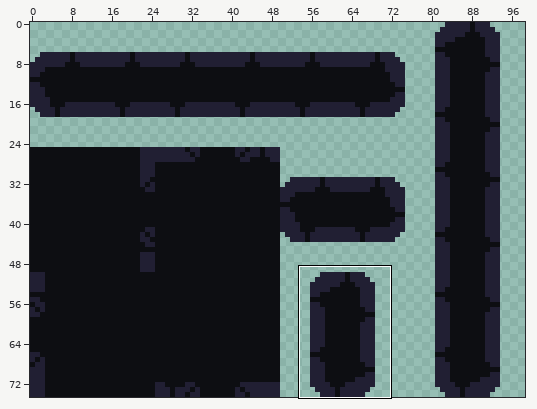
Sprite sheet -- Assets/Sprites/Environment/Skinny blocks.png. The first picture is a wide view before the edit; the outline marks the close-up.
Close-up. Before the edit:
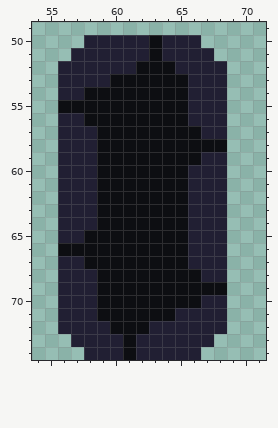
The file is 400x300 pixels, drawn in blocks of 4x4; one block is one cell here. Colours within 5 levels of each other are drawn and written as one. Shown: x 54..71, y 49..74. The wide view leaves out empty margins. The commit also changed other parts of the picture, which this record leaves out.
Now the later version:
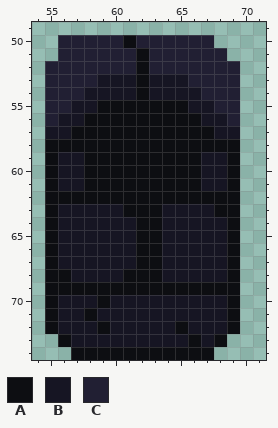
Palette (. is transparent): A #0d0e12  B #161523  C #211f33
The exact change:
Changed rows in their new state; - is an unchanged pixel.
first column x 55:
50 -CC---A-C---C--
51 -C-----AC----C-
52 C-------CC----C
53 C---BBB-BBB---C
54 C--BBBB-BBBB--C
55 CCBB-------BB-C
56 CBB--------ABBC
57 BBAA--------ABB
58 AAAA----------A
59 ABBA--------BBA
60 ABBA-------ABBA
61 ABBA-------ABBA
62 AAAA-------AAAA
63 ABBBBB---BBBBAA
64 ABBBBBB--BBBBBA
65 ABBBBBB--BBBBBA
66 ABBBBBB--BBBBBA
67 ABBBBBB--BBBBBA
68 AABBBB---BBBBBA
69 AAAA----------A
70 ABBB-BBBBBBBBBA
71 ABBABBBBBBBBBBA
72 ABBBABBBBBABBBA
73 -ABBBBBBBBBABA-
74 --AAAA-AAAAAA--
Boxes around the changes in both close-ups, in picture pixels (x1, y1, x2, y2):
changed: (45, 35, 240, 360)
